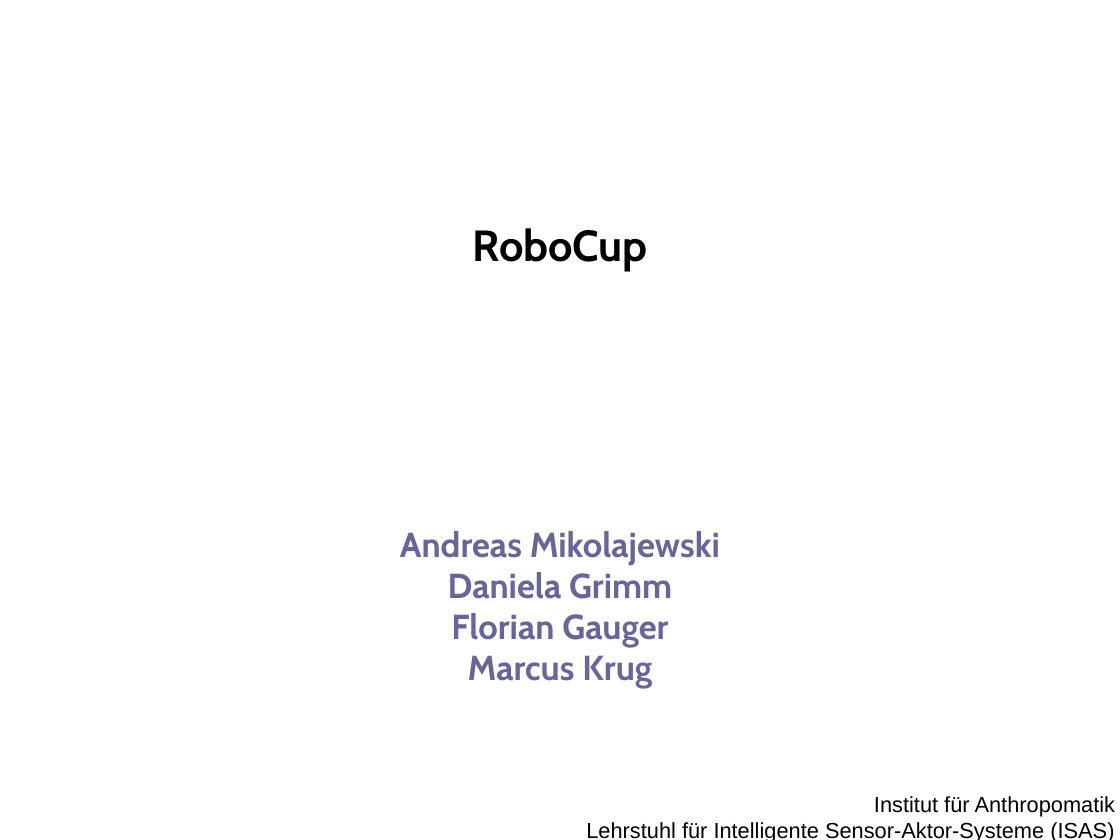
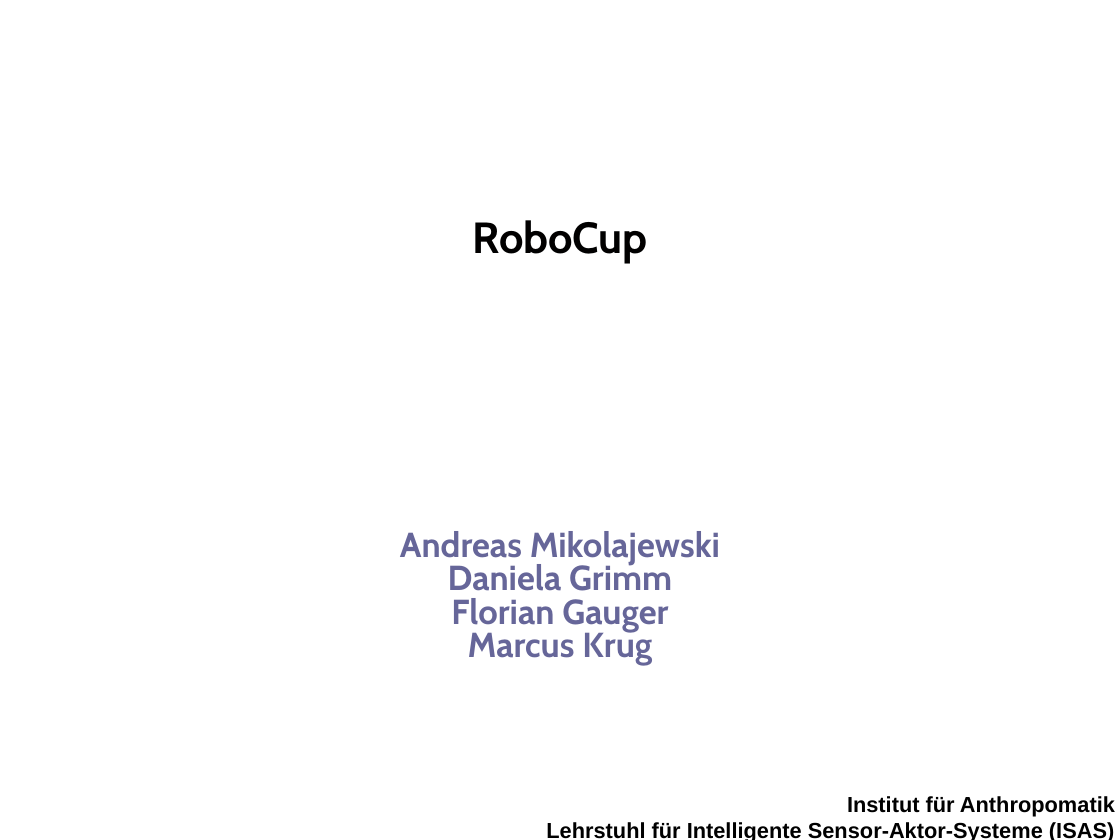
Before and after one commit to gerhardkurz/roboZen, a slide deck: slide 1 of presentation/1/praesentation1 (1).pptx. Drawn at 1120x840 pixels with LibreOffice and Linux fonts; fonts in the diff are those of the drawing; background and template pictures are left out. Boxes give left, top, right and bottom in pixels: in the first picture for what was removed or moved away, otherwise in the second. Text is boxed around its words. In the diff, an @@ line names an element or a change of style, - is before the commit and + after.

```diff
--- a/presentation/1/praesentation1 (1).pptx
+++ b/presentation/1/praesentation1 (1).pptx
@@ text "RoboCup" at <box>473,220,648,264</box>: line spacing 1.3 to 1 @@
@@ text "Andreas Mikolajewski" at <box>400,531,720,665</box>: less space between paragraphs @@
@@ text "Institut für Anthropomatik" at <box>546,796,1115,840</box>: bold on @@
```
Also in this commit, not shown: 3 other slides changed, 3 slides added.
